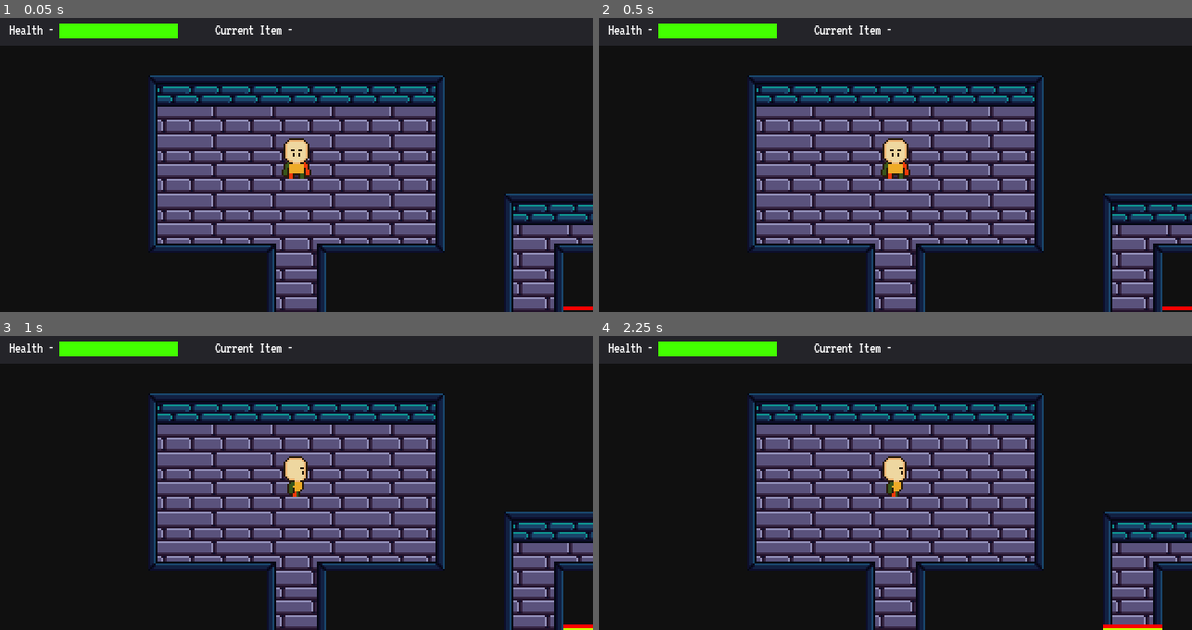
Above: before the commit, frames 1-4 (two rows, left to right).
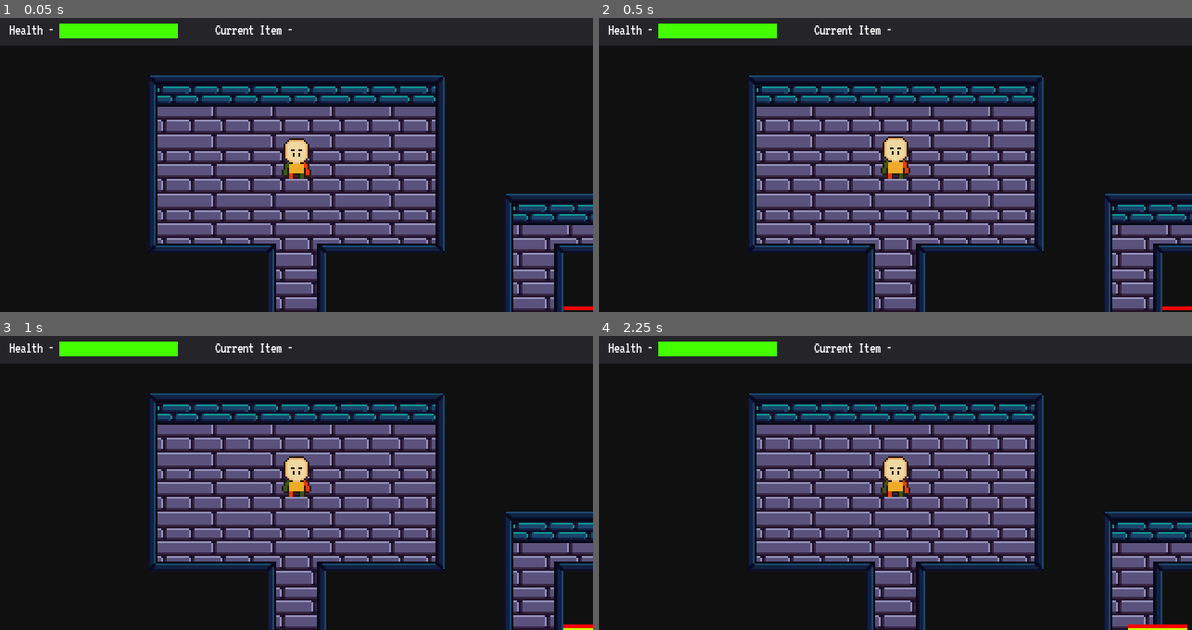
Above: after the commit, the same moments.

Repository: Nairu/CGJ-2019
Game: Godot game, scene res://Scenes/Level1.tscn
Same seed, same stepped clock (60 frames per second), same inputs: the game is played once before the commit and once after it.
Inputs:
- Up to frame 1 (0.05 s): no input
- Up to frame 2 (0.5 s): no input
- Up to frame 3 (1 s): hold Right (right) from 0.53 s (still down); tap Space (space) at 0.6 s
- Up to frame 4 (2.25 s): release Right (right) at 1.28 s; hold Down (down) 1.28-2.03 s; tap Space (space) at 1.35, 2.1 s; hold Right (right) from 2.03 s (still down)

Frame 1 is identical in both runs. In frame 2, 0.2% of the frame differs, in the area x 47-53%, y 40-55%; in frame 3, 0.3%; in frame 4, 0.4%, in the area x 47-100%, y 40-100%.

Commit message:
Items for Neal

Diff:
--- a/CGJ-2019/Enemies/Enemy.gd
+++ b/CGJ-2019/Enemies/Enemy.gd
@@ -84,6 +84,6 @@
 
 func update_position(x, y):
 	tile = Vector2(x,y) / ProjectGlobals.TILE_SIZE
-	tween.interpolate_property(self, "position", position, Vector2(x,y), 0.2, Tween.TRANS_LINEAR, Tween.EASE_IN_OUT)
+	tween.interpolate_property(self, "position", position, Vector2(x,y), 0.35, Tween.TRANS_LINEAR, Tween.EASE_IN_OUT)
 	tween.start()
 	#self.position = path[1]
--- a/CGJ-2019/GameScene.tscn
+++ b/CGJ-2019/GameScene.tscn
@@ -16,7 +16,6 @@
 [ext_resource path="res://Enemies/EnemyBookcase.tscn" type="PackedScene" id=14]
 [ext_resource path="res://Themes/Themes.tres" type="Theme" id=15]
 [ext_resource path="res://Themes/DefaultFont.tres" type="DynamicFont" id=16]
-
 
 [node name="GameScene" type="Node2D"]
 script = ExtResource( 1 )
--- a/CGJ-2019/Player/Player.gd
+++ b/CGJ-2019/Player/Player.gd
@@ -20,6 +20,10 @@
 
 func _ready():
 	ui.visible = true
+
+func _process(delta):
+	if not tween.is_active() and $Sprite/AnimationPlayer.current_animation != "idle_down":
+		$Sprite/AnimationPlayer.play("idle-down")
 
 func _input(event):
 	var triggered_enemies = false
@@ -126,8 +130,9 @@
 		if item:
 			ui.add_item(item)
 
-		tween.interpolate_property(self, "position", position, target_position, 0.2, Tween.TRANS_LINEAR, Tween.EASE_IN_OUT)
+		tween.interpolate_property(self, "position", position, target_position, 0.35, Tween.TRANS_LINEAR, Tween.EASE_IN_OUT)
 		tween.start()
+		$Sprite/AnimationPlayer.play("move-down")
 
 func take_damage(damage):
 	var label_instance = pop_label.instance()
--- a/CGJ-2019/Player/Player.tscn
+++ b/CGJ-2019/Player/Player.tscn
@@ -6,7 +6,42 @@
 [ext_resource path="res://Themes/Themes.tres" type="Theme" id=4]
 [ext_resource path="res://Themes/DefaultFont.tres" type="DynamicFont" id=5]
 
-[sub_resource type="RectangleShape2D" id=1]
+[sub_resource type="Animation" id=1]
+resource_name = "idle-down"
+length = 0.7
+loop = true
+tracks/0/type = "value"
+tracks/0/path = NodePath(".:frame")
+tracks/0/interp = 1
+tracks/0/loop_wrap = true
+tracks/0/imported = false
+tracks/0/enabled = true
+tracks/0/keys = {
+"times": PoolRealArray( 0, 0.2, 0.4, 0.6 ),
+"transitions": PoolRealArray( 1, 1, 1, 1 ),
+"update": 1,
+"values": [ 0, 1, 2, 2 ]
+}
+
+[sub_resource type="Animation" id=3]
+resource_name = "move-down"
+length = 0.35
+loop = true
+step = 0.05
+tracks/0/type = "value"
+tracks/0/path = NodePath(".:frame")
+tracks/0/interp = 1
+tracks/0/loop_wrap = true
+tracks/0/imported = false
+tracks/0/enabled = true
+tracks/0/keys = {
+"times": PoolRealArray( 0, 0.1, 0.2, 0.3 ),
+"transitions": PoolRealArray( 1, 1, 1, 1 ),
+"update": 1,
+"values": [ 26, 27, 28, 27 ]
+}
+
+[sub_resource type="RectangleShape2D" id=2]
 extents = Vector2( 16, 16 )
 
 [node name="Player" type="KinematicBody2D"]
@@ -19,9 +54,11 @@
 centered = false
 vframes = 8
 hframes = 6
-frame = 24
+frame = 27
 
 [node name="AnimationPlayer" type="AnimationPlayer" parent="Sprite"]
+anims/idle-down = SubResource( 1 )
+anims/move-down = SubResource( 3 )
 
 [node name="Camera2D" type="Camera2D" parent="Sprite"]
 position = Vector2( 16, 16 )
--- a/CGJ-2019/Scenes/Level1.tscn
+++ b/CGJ-2019/Scenes/Level1.tscn
@@ -102,4 +102,3 @@
 
 [node name="Song" type="AudioStreamPlayer" parent="."]
 stream = ExtResource( 19 )
-autoplay = true
Not shown: 2 places in CGJ-2019/Player/Player.tscn that only renumber resources
Binary file added: CGJ-2019/Sprites/barrel.png
Binary file added: CGJ-2019/Sprites/coin-pile.png
Binary file added: CGJ-2019/Sprites/gem-pile.png
Not shown, added: CGJ-2019/Sprites/stairs-side-1.png.import
